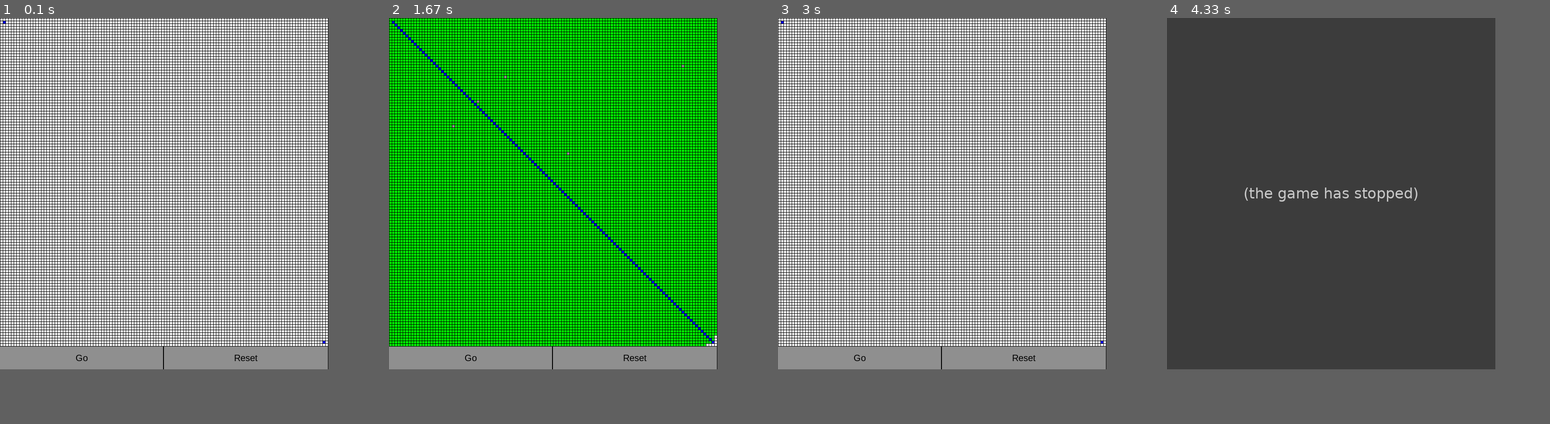
Above: before the commit, frames 1-4 (left to right).
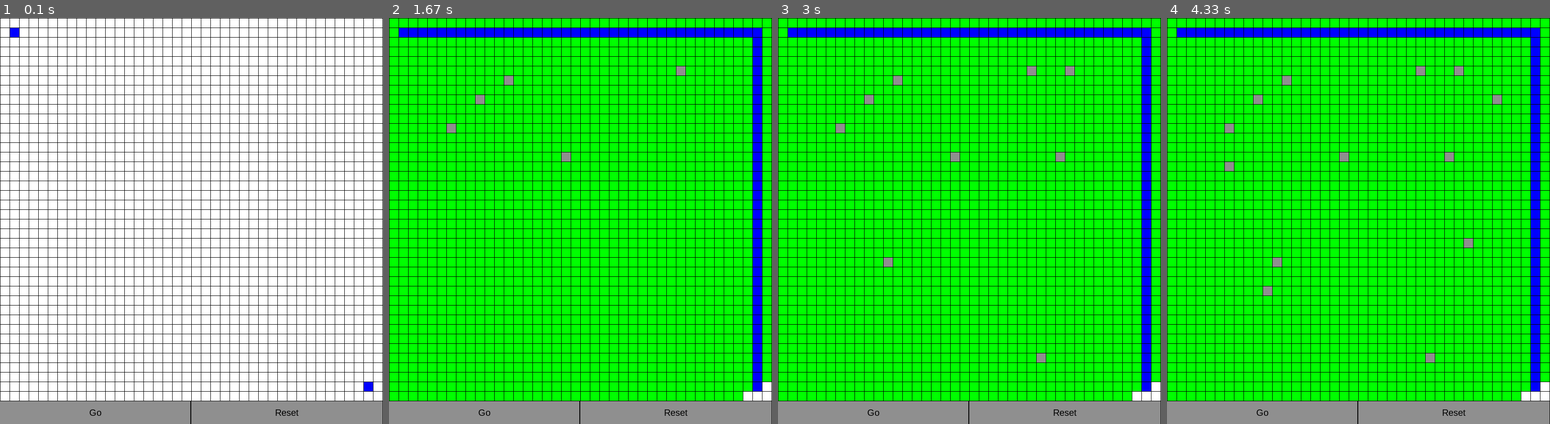
Above: after the commit, the same moments.

Repository: ChrisKneller/pygame-pathfinder
Game: pygame game, started from grid.py
Two runs of this game, one before a commit and one after it. Both use one fixed random seed, a clock stepped at 60 frames per second and the inputs below.
Inputs (mouse positions are in pixels of both pictures, inside the frame that each line leads up to):
- Up to frame 1 (0.1 s): no input
- Up to frame 2 (1.67 s): click "Go" at 0.38 s; press the mouse at (450, 123) at 0.7 s; move the mouse to (477, 99) at 0.8 s; release the mouse at (503, 74) at 0.93 s; click (569, 151) at 1.05 s; click (680, 66) at 1.38 s
- Up to frame 3 (3 s): click (1030, 70) at 1.72 s; click (1057, 160) at 2.05 s; click (885, 261) at 2.38 s; click (1038, 354) at 2.72 s
- Up to frame 4 (4.33 s): click (1262, 290) at 3.05 s; click (1496, 95) at 3.38 s; click (1232, 164) at 3.72 s; click (1465, 241) at 4.05 s
In our replay, the window is 721x771 before the commit and 841x891 after it. These sizes can differ from the game's own. Grey fills any space a smaller window leaves; there, only what the larger window draws over its background counts as a difference.

The runs differ from the first frame. In frame 1, 33% of the frame differs, in the area x 0-100%, y 0-100%; in frame 2, 37%; in frame 3, 80%; in frame 4, 84%.
Error before the commit: IndexError: list index out of range (grid.py line 119); the game stopped at 3.38 s (later frames are placeholders)

Commit message:
Made diagonals NOT default but an option

Diff:
--- a/grid.py
+++ b/grid.py
@@ -44,7 +44,7 @@
         return False
 
 # This sets the WIDTH and HEIGHT of each grid location
-WIDTH = 5
+WIDTH = 20
 HEIGHT = WIDTH # so they are squares
 
 # This sets the margin between each cell
@@ -52,7 +52,7 @@
 
 # Create a 2 dimensional array (a list of lists)
 grid = []
-ROWS = 120
+ROWS = 40
 for row in range(ROWS):
     # Add an empty array that will hold each cell
     grid.append([])
@@ -209,7 +209,7 @@
         return from_dict, to_dict
 
     # Run Dijkstra's algorithm
-    async def path_finder(mazearray, start_point=(0,0), goal_node=False, display=pygame.display, visualise=True):
+    async def path_finder(mazearray, start_point=(0,0), goal_node=False, display=pygame.display, visualise=True, diagonals=False):
 
         # Get the dimensions of the (square) maze
         n = len(mazearray) - 1
@@ -245,24 +245,24 @@
                 (current_node[0],max(0,current_node[1]-1))
                 )
 
-            diag_neighbours = (
-                (min(n,current_node[0]+1),min(n,current_node[1]+1)),
-                (min(n,current_node[0]+1),max(0,current_node[1]-1)),
-                (max(0,current_node[0]-1),min(n,current_node[1]+1)),
-                (max(0,current_node[0]-1),max(0,current_node[1]-1))
-            )
-
-            await asyncio.gather(*(neighbours_loop(
-                neighbour,
-                mazearr=mazearray,
-                visited_nodes=visited_nodes,
-                unvisited_nodes=unvisited_nodes,
-                queue=queue,
-                v_distances=v_distances,
-                current_node=current_node,
-                current_distance=current_distance,
-                diags=True
-                ) for neighbour in diag_neighbours))
+            if diagonals:
+                diag_neighbours = (
+                    (min(n,current_node[0]+1),min(n,current_node[1]+1)),
+                    (min(n,current_node[0]+1),max(0,current_node[1]-1)),
+                    (max(0,current_node[0]-1),min(n,current_node[1]+1)),
+                    (max(0,current_node[0]-1),max(0,current_node[1]-1))
+                )
+                await asyncio.gather(*(neighbours_loop(
+                    neighbour,
+                    mazearr=mazearray,
+                    visited_nodes=visited_nodes,
+                    unvisited_nodes=unvisited_nodes,
+                    queue=queue,
+                    v_distances=v_distances,
+                    current_node=current_node,
+                    current_distance=current_distance,
+                    diags=True
+                    ) for neighbour in diag_neighbours))
 
             # Asynchronous call to check neighbours of the current node
             await asyncio.gather(*(neighbours_loop(
@@ -341,21 +341,29 @@
                 queue.push(current_distance+(2**0.5), neighbour)
 
     # trace a path back from the end node to the start node after the algorithm has been run
-    def trace_back(goal_node, start_node, v_distances, n, mazearray):
+    def trace_back(goal_node, start_node, v_distances, n, mazearray, diags=False):
         path = [goal_node]
         current_node = goal_node
         distance = v_distances[goal_node]
         while current_node != start_node:
-            neighbours = (
-                (min(n,current_node[0]+1),current_node[1]),
-                (max(0,current_node[0]-1),current_node[1]),
-                (current_node[0],min(n,current_node[1]+1)),
-                (current_node[0],max(0,current_node[1]-1)),
-                (min(n,current_node[0]+1),min(n,current_node[1]+1)),
-                (min(n,current_node[0]+1),max(0,current_node[1]-1)),
-                (max(0,current_node[0]-1),min(n,current_node[1]+1)),
-                (max(0,current_node[0]-1),max(0,current_node[1]-1))
+            if not diags:
+                neighbours = (
+                    (min(n,current_node[0]+1),current_node[1]),
+                    (max(0,current_node[0]-1),current_node[1]),
+                    (current_node[0],min(n,current_node[1]+1)),
+                    (current_node[0],max(0,current_node[1]-1))
                 )
+            else:
+                neighbours = (
+                    (min(n,current_node[0]+1),current_node[1]),
+                    (max(0,current_node[0]-1),current_node[1]),
+                    (current_node[0],min(n,current_node[1]+1)),
+                    (current_node[0],max(0,current_node[1]-1)),
+                    (min(n,current_node[0]+1),min(n,current_node[1]+1)),
+                    (min(n,current_node[0]+1),max(0,current_node[1]-1)),
+                    (max(0,current_node[0]-1),min(n,current_node[1]+1)),
+                    (max(0,current_node[0]-1),max(0,current_node[1]-1))
+                    )
             try:
                 distance = v_distances[current_node]
             except Exception as e:
